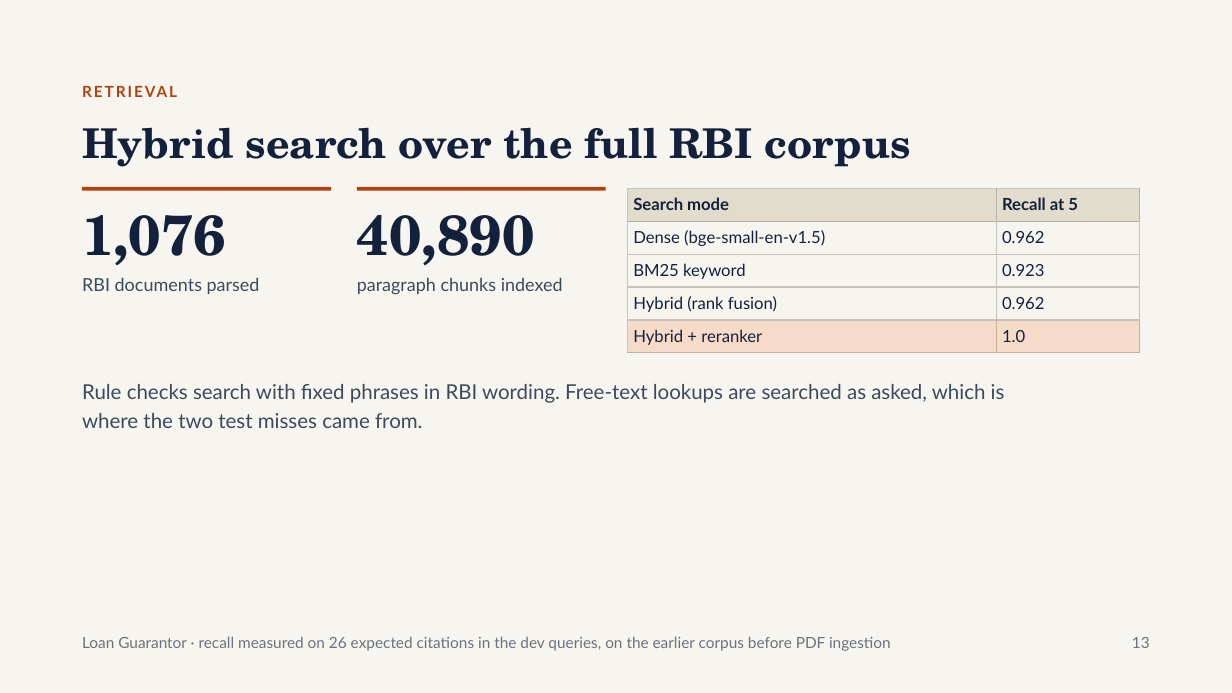
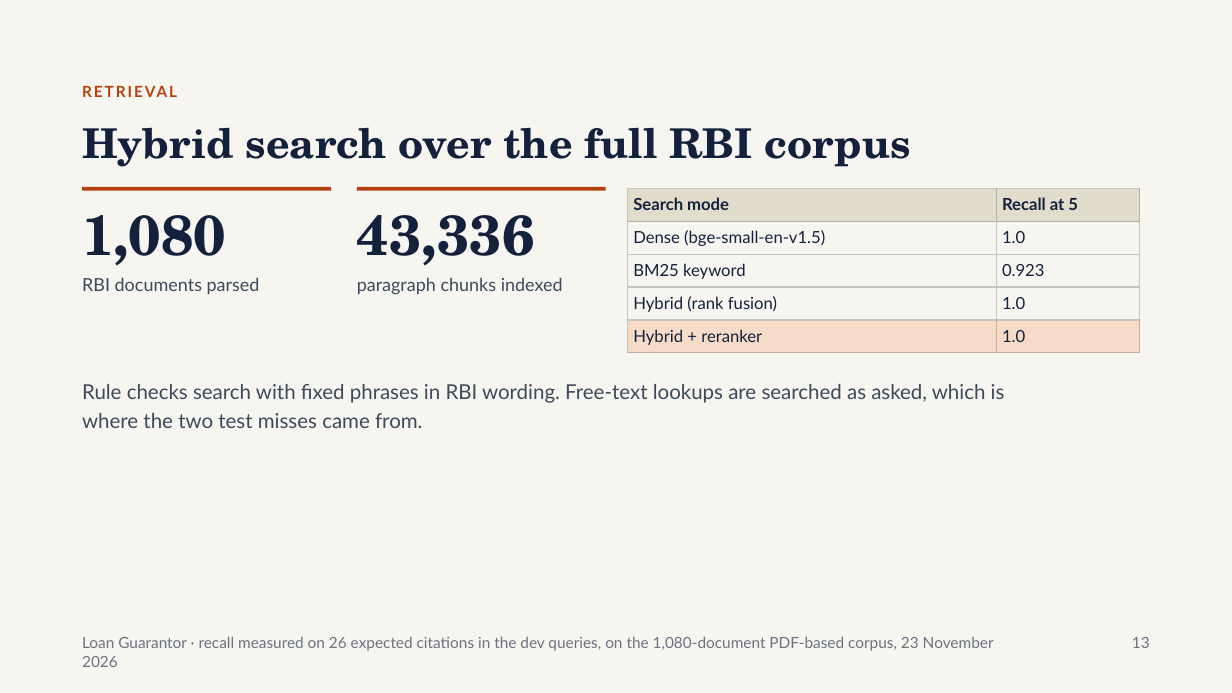
Before and after one commit to my-jamming-codes/KGP_GenAI_Achievers_Capstone, a slide deck: slide 13 of docs/images/Loan Guarantor Demo.pptx. Drawn at 1232x693 pixels with LibreOffice and Linux fonts; fonts in the diff are those of the drawing. Boxes give left, top, right and bottom in pixels: in the first picture for what was removed or moved away, otherwise in the second. Text is boxed around its words. In the diff, an @@ line names an element or a change of style, - is before the commit and + after.

```diff
--- a/docs/images/Loan Guarantor Demo.pptx
+++ b/docs/images/Loan Guarantor Demo.pptx
@@ table at bbox=[628, 189, 1140, 353] @@
-row 2, column 2: 0.962
+row 2, column 2: 1.0
-row 4, column 2: 0.962
+row 4, column 2: 1.0
@@ text at bbox=[82, 215, 226, 266]: text changed @@
-1,076
+1,080
@@ text at bbox=[357, 215, 535, 266]: text changed @@
-40,890
+43,336
@@ text at bbox=[82, 636, 994, 651]: text changed @@
-Loan Guarantor · recall measured on 26 expected citations in the dev queries, on the earlier corpus before PDF ingestion
+Loan Guarantor · recall measured on 26 expected citations in the dev queries, on the 1,080-document PDF-based corpus, 23 November 2026
```
Also in this commit, not shown: 10 other slides changed, 24 other files.
